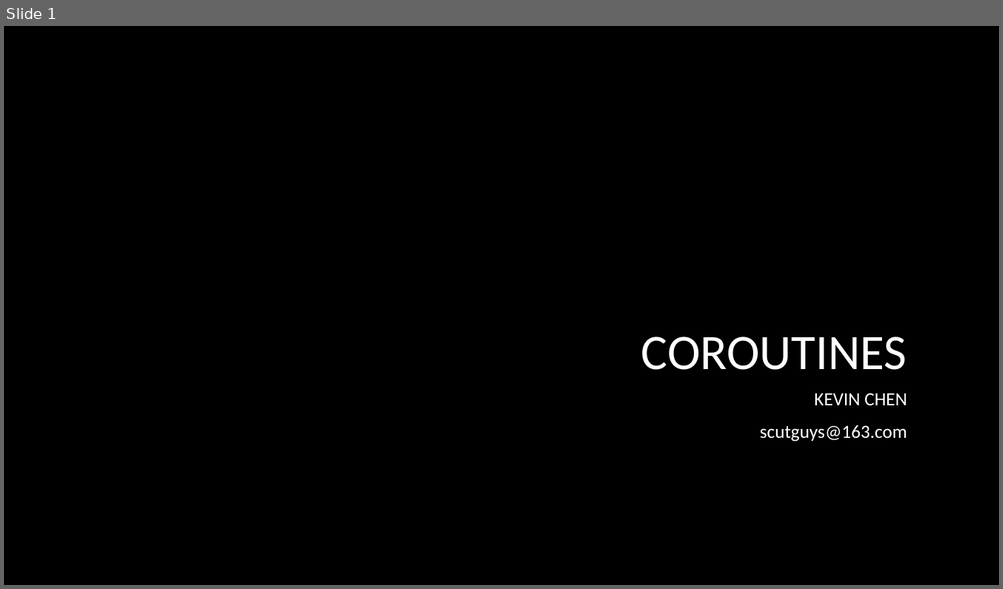
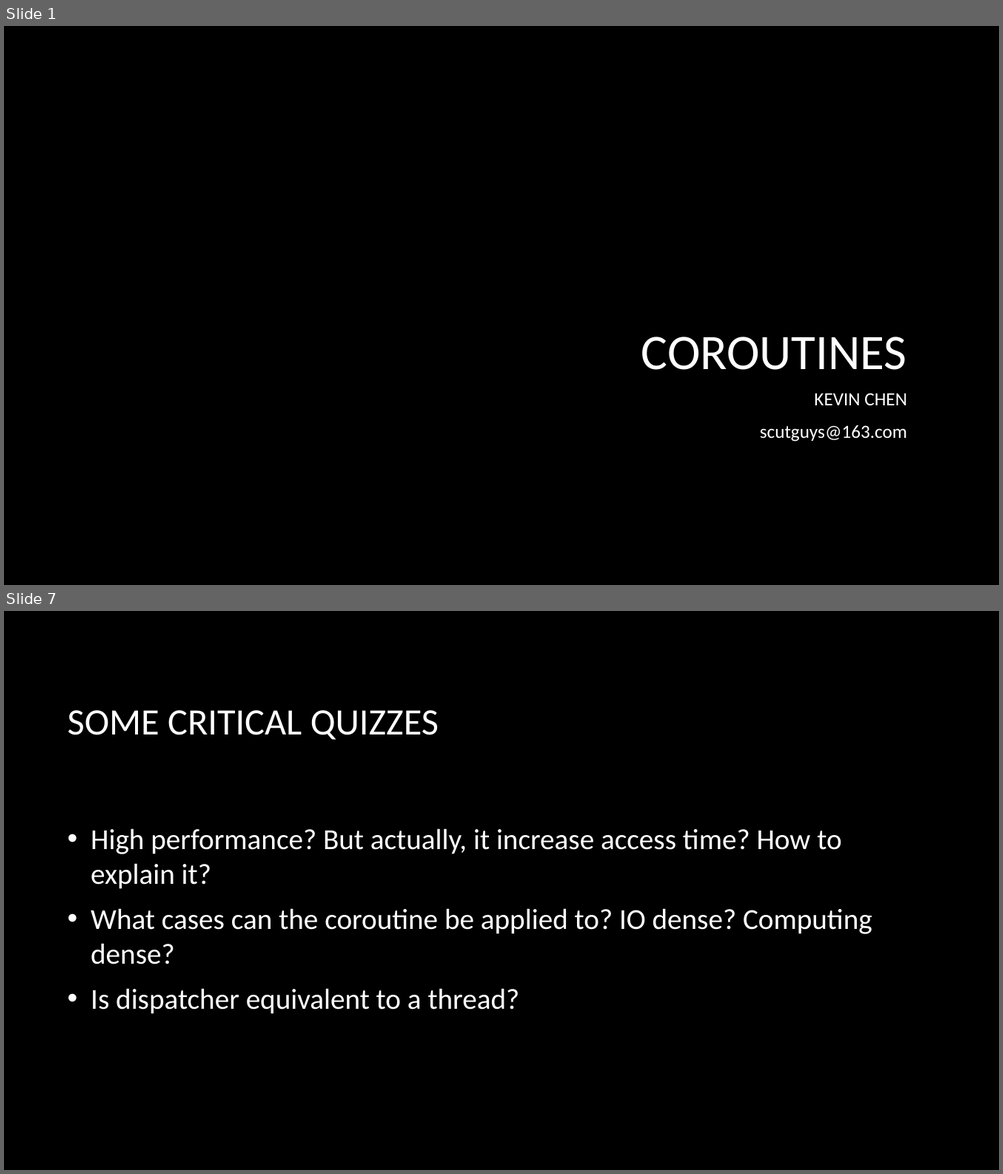
Before and after one commit to czf0613/android-tutorial, a slide deck: ppt/Coroutines.pptx. Shown one above the other, each under a label of ours: slide 1 before the commit, slides 1 and 7 after it; the slides between them are not shown. The pictures are 1003x589 and 1003x1174 pixels, drawn with LibreOffice and Linux fonts; fonts in the diff are those of the drawing; background and template pictures are left out. Boxes give left, top, right and bottom in pixels: in the first picture for what was removed or moved away, otherwise in the second. Text is boxed around its words. In the diff, an @@ line names an element or a change of style, - is before the commit and + after.

```diff
--- a/ppt/Coroutines.pptx
+++ b/ppt/Coroutines.pptx
@@ slide 7 added at bbox=[4, 611, 999, 1170], background picture (left out) @@
@@ title added at bbox=[68, 710, 438, 740], 36 pt, text #FFFFFF @@
+SOME CRITICAL QUIZZES
@@ text added at bbox=[91, 829, 872, 1014], 28 pt, text #FFFFFF @@
+• High performance? But actually, it increase access time? How to explain it?
+• What cases can the coroutine be applied to? IO dense? Computing dense?
+• Is dispatcher equivalent to a thread?
```
Also in this commit, not shown: 6 other slides added, 1 slide removed.
